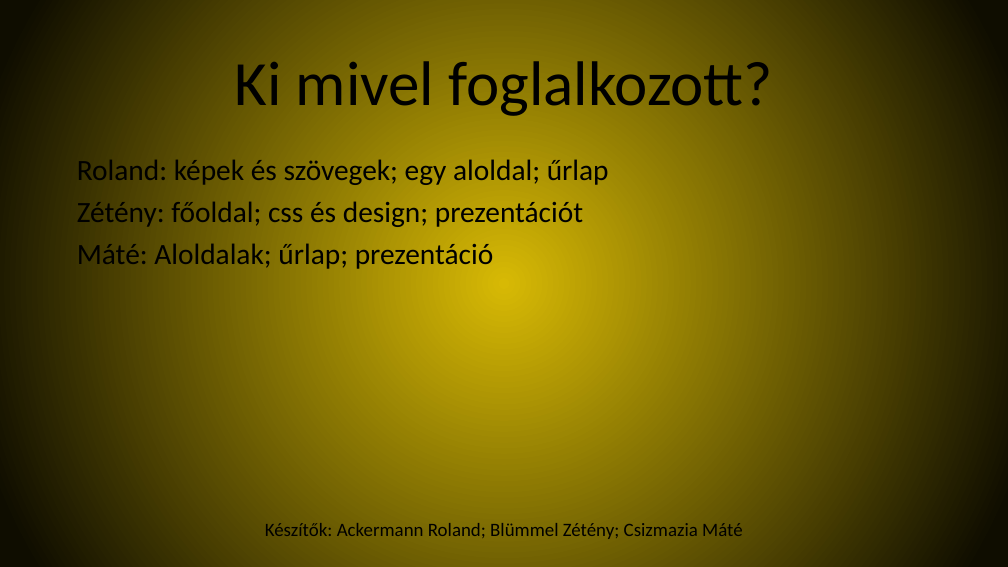
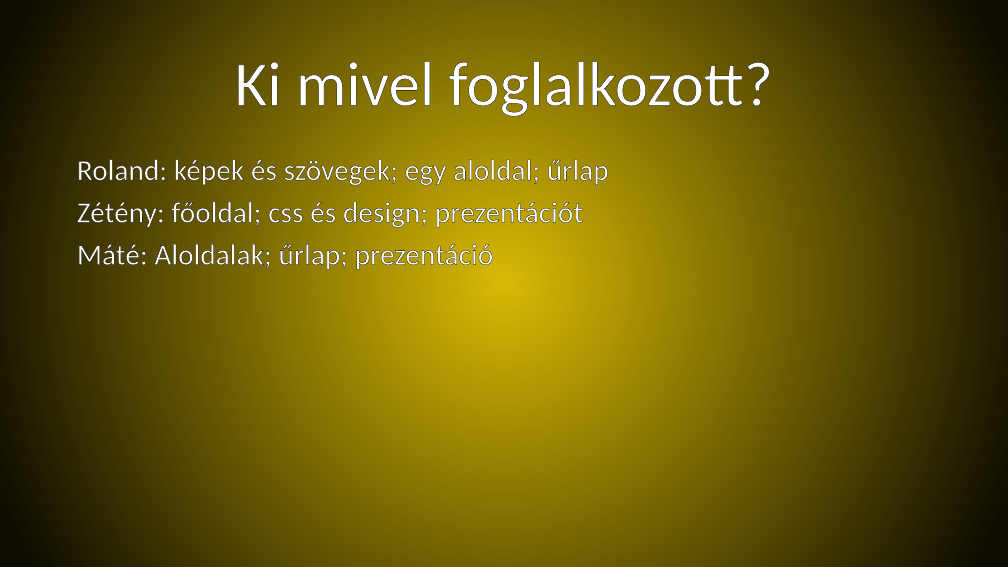
Before and after one commit to Csmate2005/IKT_Projekt_SL_1, a slide deck: slide 7 of Lamborghini.pptx (slide 5 before the commit). Drawn at 1008x567 pixels with LibreOffice and Linux fonts; fonts in the diff are those of the drawing. Boxes give left, top, right and bottom in pixels: in the first picture for what was removed or moved away, otherwise in the second. Text is boxed around its words. In the diff, an @@ line names an element or a change of style, - is before the commit and + after.

```diff
--- a/Lamborghini.pptx
+++ b/Lamborghini.pptx
@@ title "Ki mivel foglalkozott?" at <box>235,52,773,116</box>: text colour #000000 to #FFFFFF, letter outline none to #000000 0.75 pt @@
@@ text "Roland: képek és szövegek; egy ..." at <box>77,159,609,270</box>: text colour #000000 to #FFFFFF, letter outline none to #000000 0.75 pt @@
@@ text removed at <box>265,523,743,539</box> @@
-Készítők: Ackermann Roland; Blümmel Zétény; Csizmazia Máté
```
Also in this commit, not shown: 1 other slide changed, 5 slides added, 2 slides removed.
